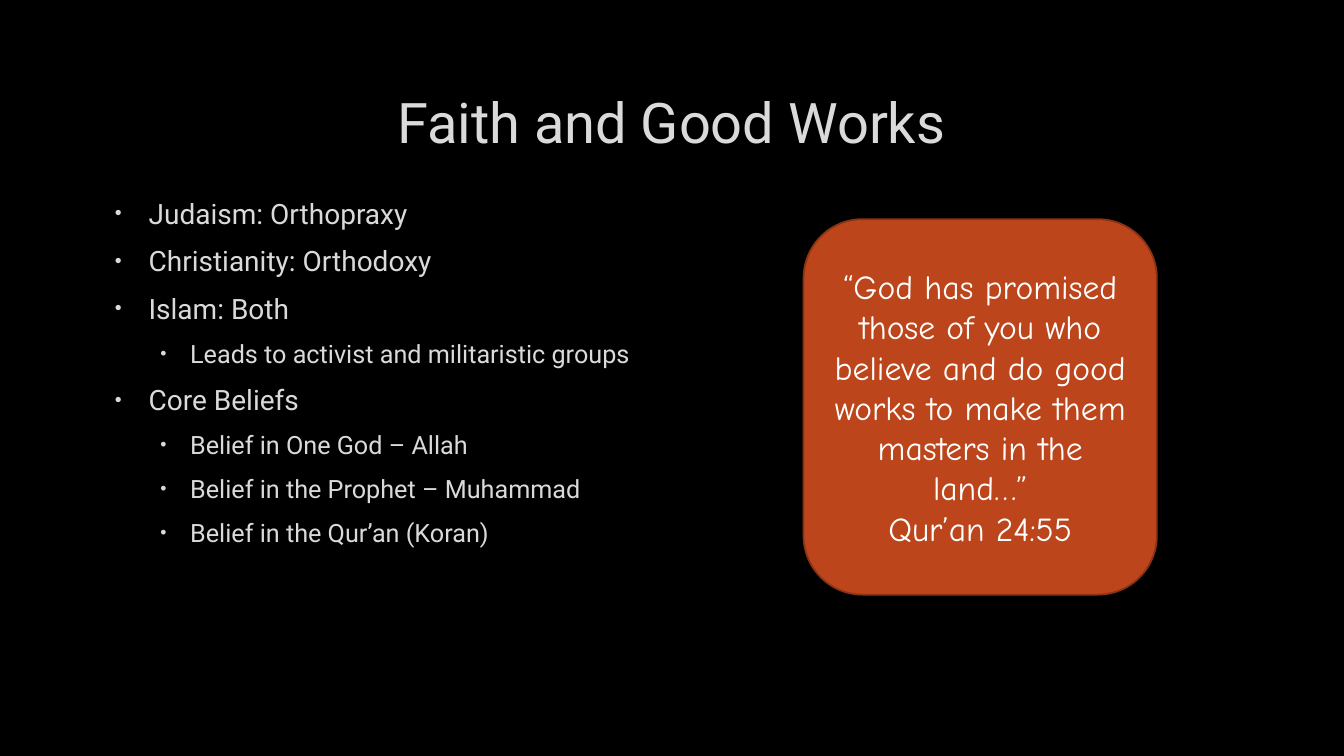
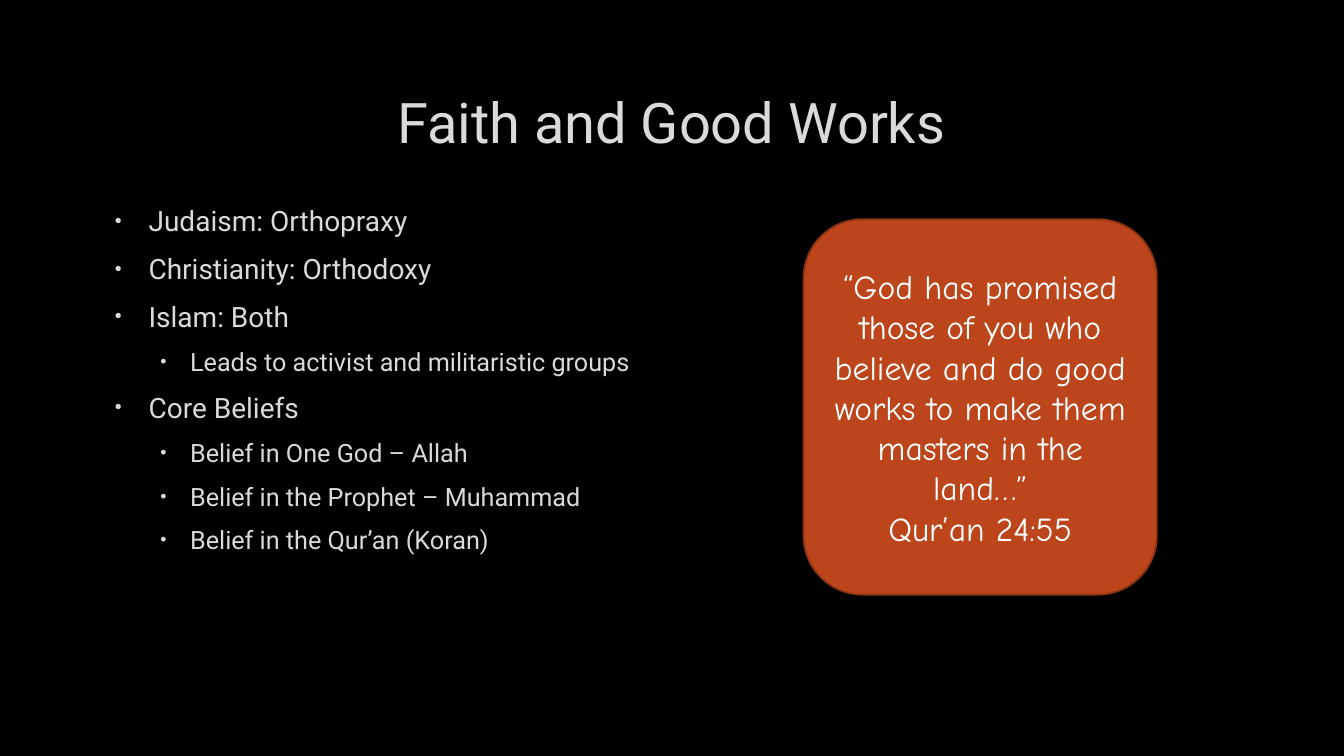
Before and after one commit to YugenPhotog/rcchistory, a slide deck: slide 3 of public/phil-210/powerpoint_pdfs/(REL 210 World Religions) Ch. 12 Islam.pptx. Drawn at 1344x756 pixels with LibreOffice and Linux fonts; fonts in the diff are those of the drawing; background and template pictures are left out. Boxes give left, top, right and bottom in pixels: in the first picture for what was removed or moved away, otherwise in the second. Text is boxed around its words. In the diff, an @@ line names an element or a change of style, - is before the commit and + after.

```diff
--- a/public/phil-210/powerpoint_pdfs/(REL 210 World Religions) Ch. 12 Islam.pptx
+++ b/public/phil-210/powerpoint_pdfs/(REL 210 World Religions) Ch. 12 Islam.pptx
@@ text "Judaism: Orthopraxy": place and size @@
-text "Judaism: Orthopraxy" at <box>149,203,630,548</box>
+text "Judaism: Orthopraxy" at <box>149,210,630,555</box>
```
Also in this commit, not shown: 12 other slides changed, 1 slide added, 1 slide removed.
